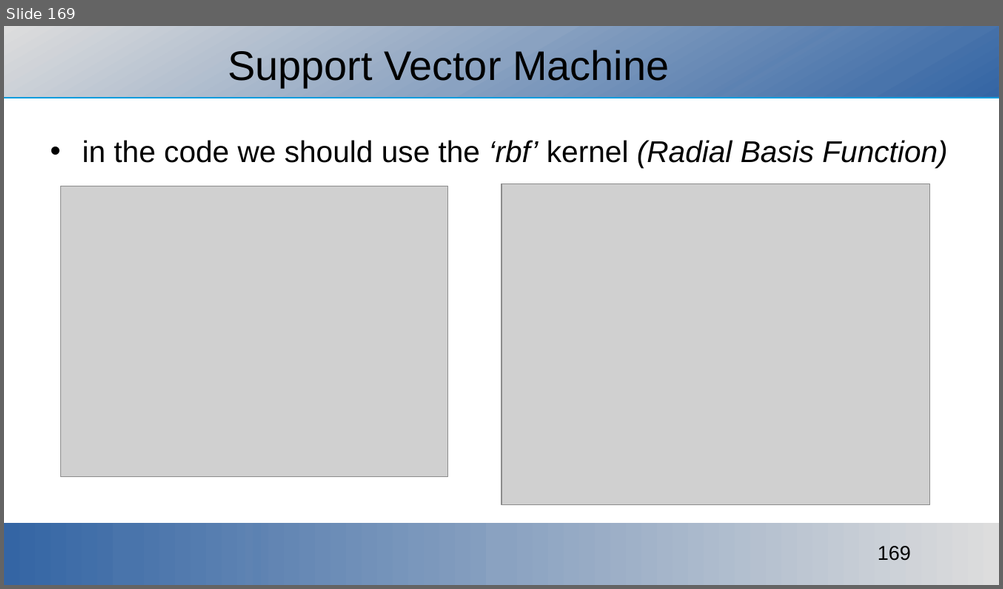
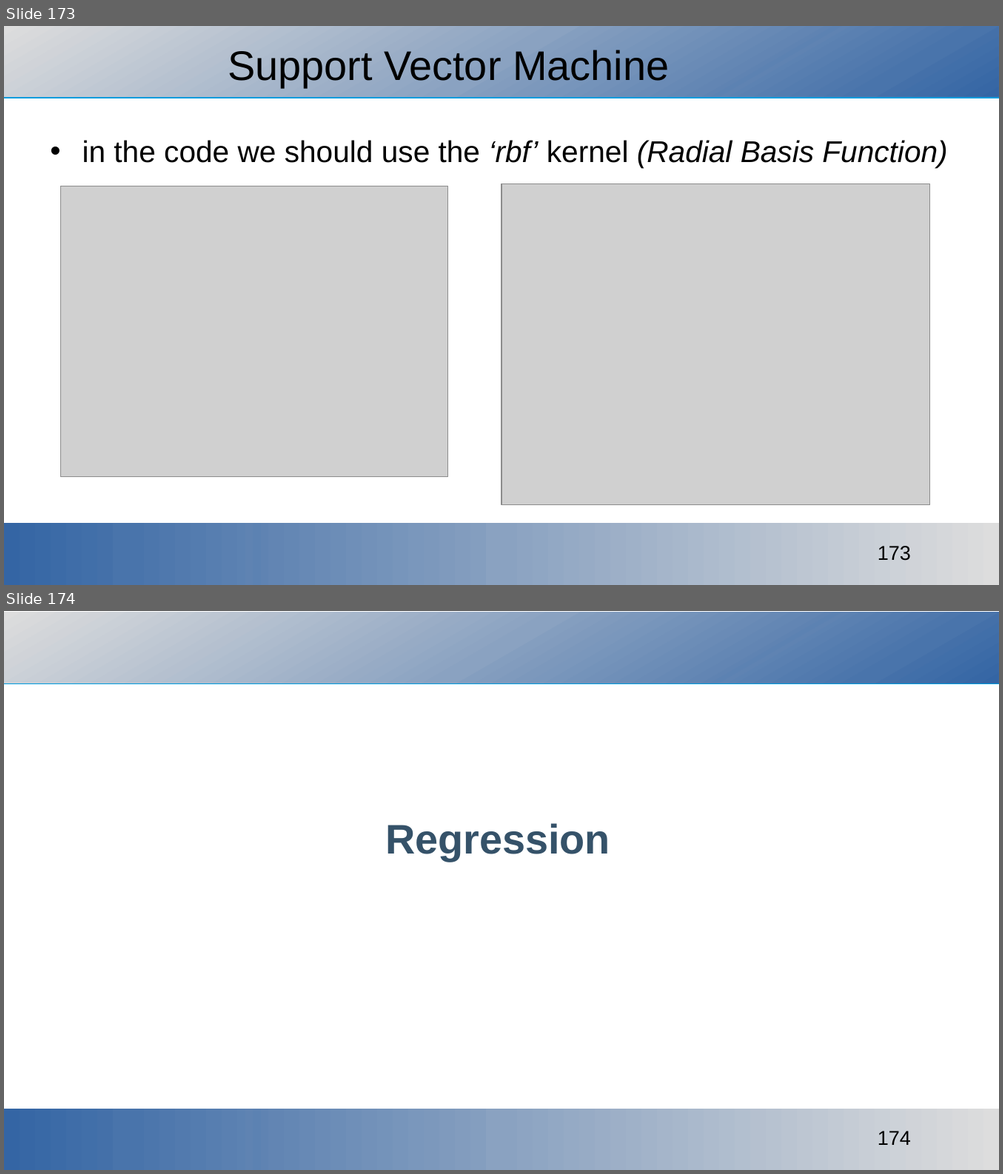
Before and after one commit to ajakovac/ML-in-Practice-I, a slide deck: ML in practice.odp. Shown one above the other, each under a label of ours: slide 169 before the commit, slides 173 and 174 after it. The pictures are 1003x589 and 1003x1174 pixels, drawn with LibreOffice and Linux fonts; fonts in the diff are those of the drawing; grey boxes stand for pictures; background and template pictures are left out. Boxes give left, top, right and bottom in pixels: in the first picture for what was removed or moved away, otherwise in the second. Text is boxed around its words. In the diff, an @@ line names an element or a change of style, - is before the commit and + after.

Commit message:
regression started

```diff
--- a/ML in practice.odp
+++ b/ML in practice.odp
@@ slide 174 added at (x1=4, y1=611, x2=999, y2=1170), background #FFFFFF; not listed: 1 template element that a slide beside it also shows @@
@@ rectangle added at (x1=4, y1=612, x2=999, y2=684), fill gradient #DDDDDD to #DADBDC to #D8D9DB to #D5D7DA to #D2D5D9 to #D0D3D8 @@
@@ title added at (x1=385, y1=823, x2=610, y2=861), 33 pt, text #355269, bold @@
+Regression
@@ rectangle added at (x1=4, y1=1109, x2=999, y2=1170), fill gradient #DDDDDD to #DADBDC to #D8D9DB to #D5D7DA to #D2D5D9 to #D0D3D8 @@
@@ what was slide 169 is now slide 173 @@
@@ page number at (x1=877, y1=546, x2=910, y2=561): text changed @@
-169
+173
```
Also in this commit, not shown: 2 slides changed, 7 other slides added, 1 other file.
